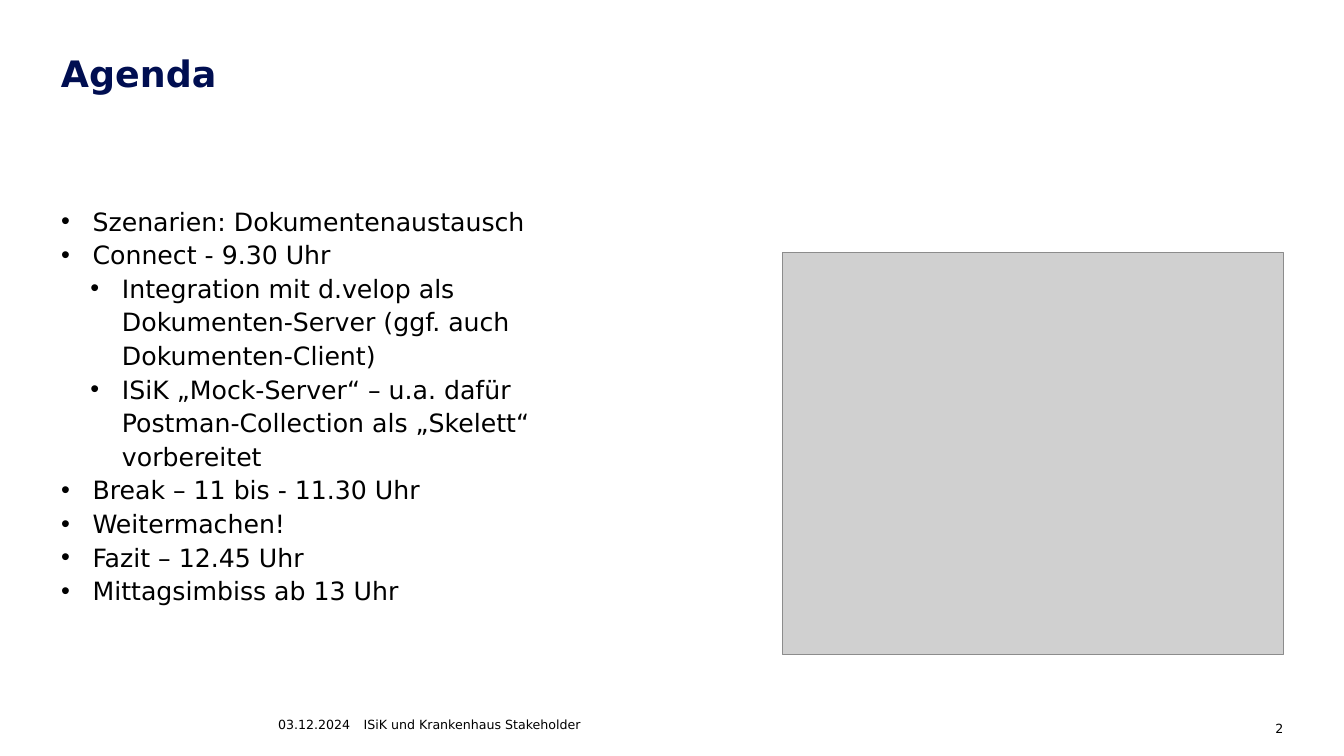
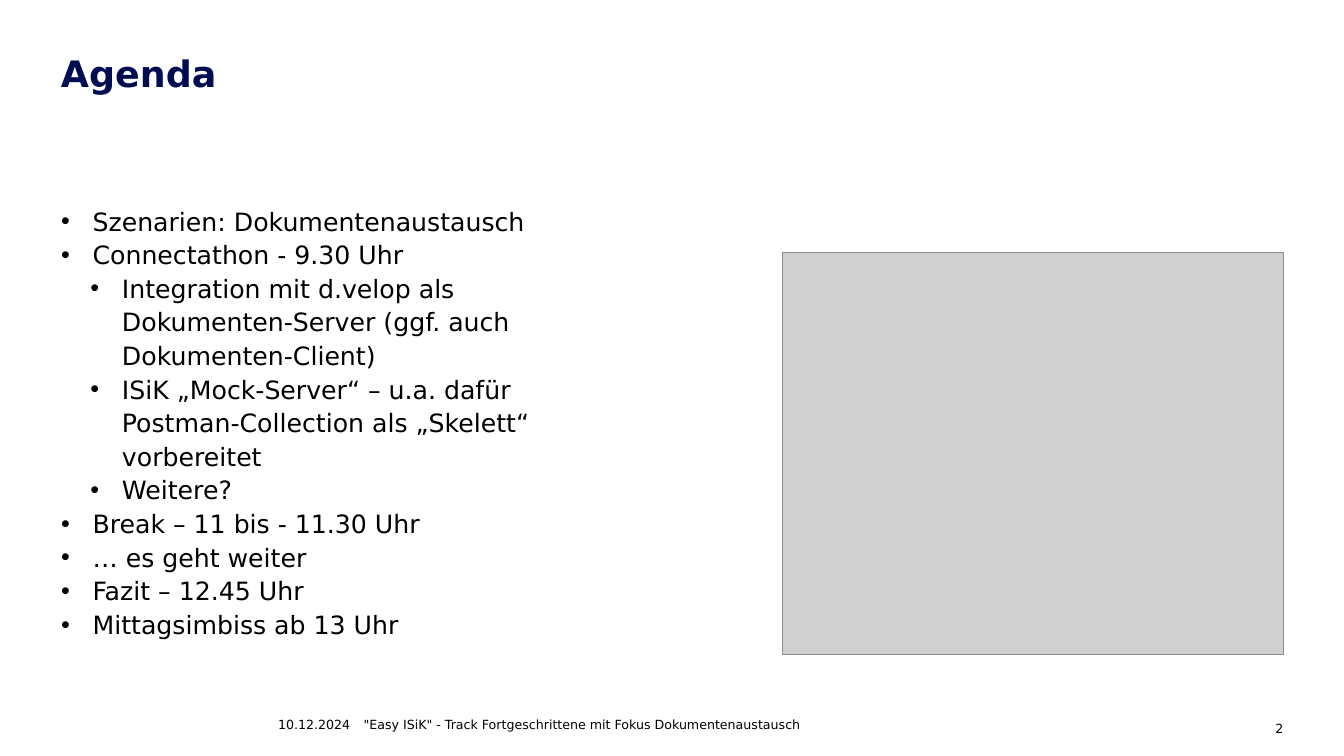
Before and after one commit to gematik/Spec-ISiK-Basismodul, a slide deck: slide 2 of Aufgabenstellung Connectathon Köln/Track-Fortgeschrittene/ISIK-Köln-Track-Fortgeschrittene.pptx. Drawn at 1344x756 pixels with LibreOffice and Linux fonts; fonts in the diff are those of the drawing; grey boxes stand for pictures; background and template pictures are left out. Boxes give left, top, right and bottom in pixels: in the first picture for what was removed or moved away, otherwise in the second. Text is boxed around its words. In the diff, an @@ line names an element or a change of style, - is before the commit and + after.

```diff
--- a/Aufgabenstellung Connectathon Köln/Track-Fortgeschrittene/ISIK-Köln-Track-Fortgeschrittene.pptx
+++ b/Aufgabenstellung Connectathon Köln/Track-Fortgeschrittene/ISIK-Köln-Track-Fortgeschrittene.pptx
@@ text at (x1=93, y1=245, x2=403, y2=265): text changed @@
-• Connect - 9.30 Uhr
+• Connectathon - 9.30 Uhr
@@ text at (x1=122, y1=480, x2=232, y2=500): paragraph added @@
+  • Weitere?
@@ text at (x1=126, y1=548, x2=307, y2=573): text changed @@
-• Weitermachen!
+• … es geht weiter
@@ text at (x1=278, y1=719, x2=350, y2=729): text changed @@
-03.12.2024
+10.12.2024
@@ text at (x1=364, y1=719, x2=801, y2=732): text changed @@
-ISiK und Krankenhaus Stakeholder
+"Easy ISiK" - Track Fortgeschrittene mit Fokus Dokumentenaustausch
```
Also in this commit, not shown: 8 other slides changed, 4 slides added, 1 other file.
